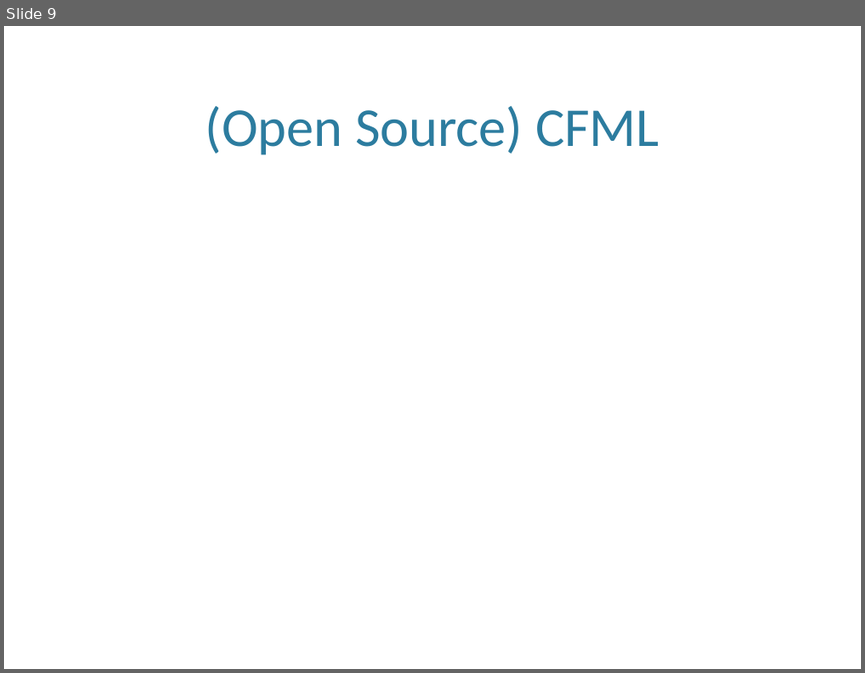
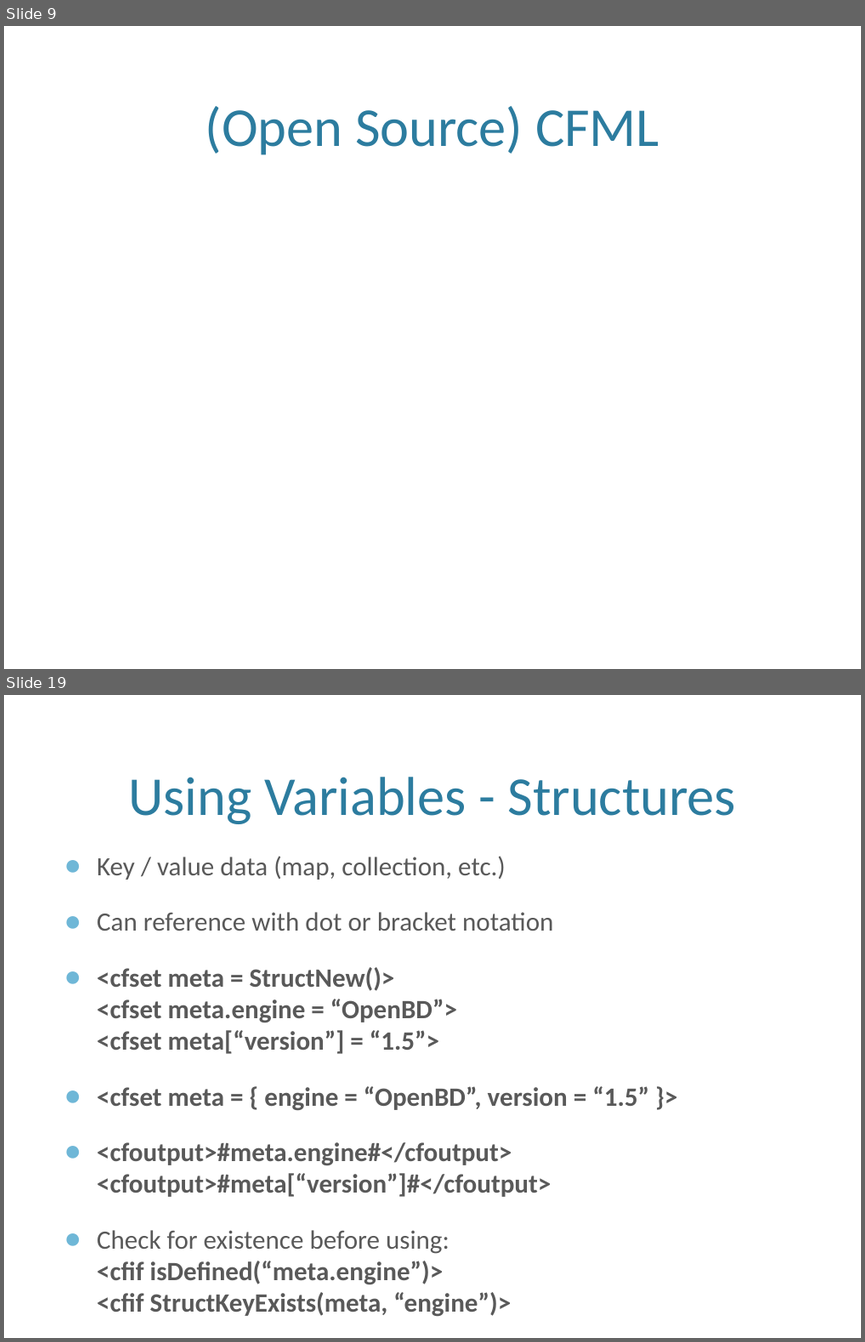
Before and after one commit to awayken/2011sdcodecamp, a slide deck: presentation.pptx. Shown one above the other, each under a label of ours: slide 9 before the commit, slides 9 and 19 after it; the slides between them are not shown. The pictures are 865x673 and 865x1342 pixels, drawn with LibreOffice and Linux fonts; fonts in the diff are those of the drawing; background and template pictures are left out. Boxes give left, top, right and bottom in pixels: in the first picture for what was removed or moved away, otherwise in the second. Text is boxed around its words. In the diff, an @@ line names an element or a change of style, - is before the commit and + after.

```diff
--- a/presentation.pptx
+++ b/presentation.pptx
@@ slide 19 added at [4, 695, 861, 1338], background picture (left out) @@
@@ title added at [128, 777, 737, 824], 46 pt, text #2C7C9F @@
+Using Variables - Structures
@@ text added at [97, 856, 649, 1316], 22.2 pt, text #595959, bold @@
+● Key / value data (map, collection, etc.)
+● Can reference with dot or bracket notation
+● <cfset meta = StructNew()>
+  <cfset meta.engine = “OpenBD”>
+  <cfset meta[“version”] = “1.5”>
+● <cfset meta = { engine = “OpenBD”, version = “1.5” }>
+● <cfoutput>#meta.engine#</cfoutput>
+  <cfoutput>#meta[“version”]#</cfoutput>
+● Check for existence before using:
+  <cfif isDefined(“meta.engine”)>
+  <cfif StructKeyExists(meta, “engine”)>
```
Also in this commit, not shown: 17 other slides added.
